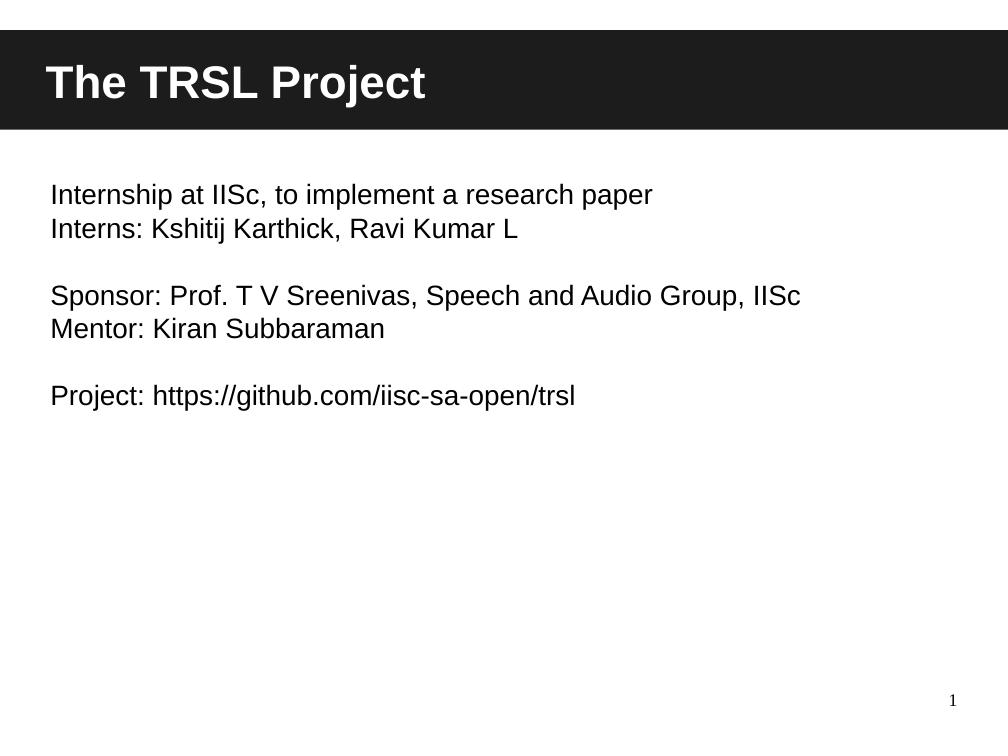
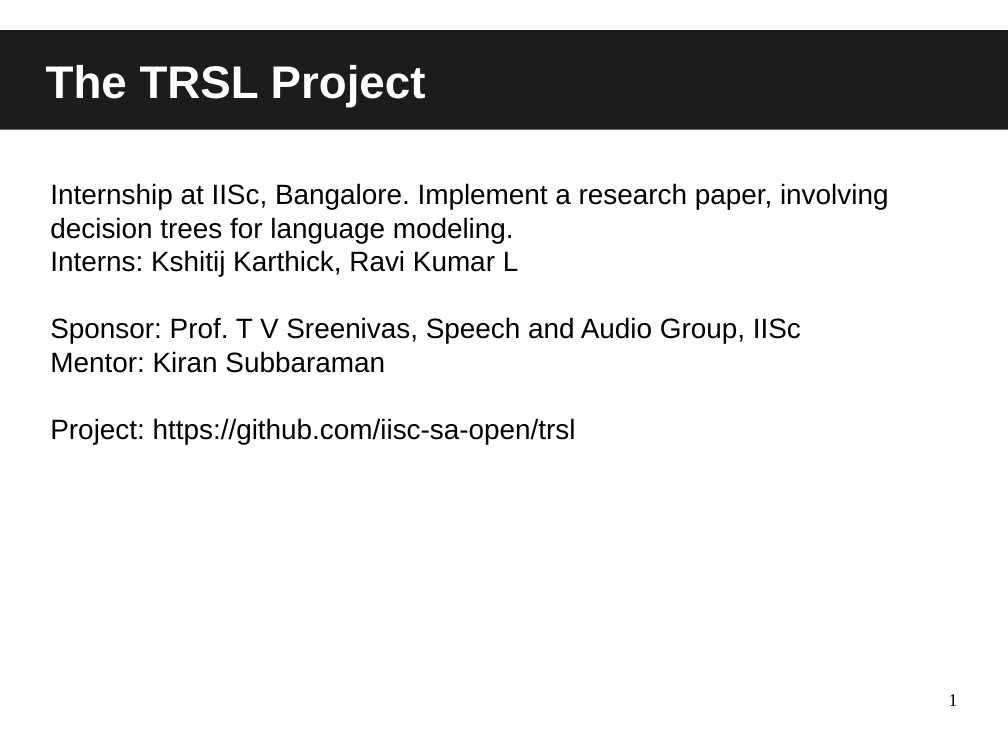
Before and after one commit to iisc-sa-open/trsl, a slide deck: slide 1 of presentations/trsl_project.odp. Drawn at 1008x756 pixels with LibreOffice and Linux fonts; fonts in the diff are those of the drawing. Boxes give left, top, right and bottom in pixels: in the first picture for what was removed or moved away, otherwise in the second. Text is boxed around its words. In the diff, an @@ line names an element or a change of style, - is before the commit and + after.

```diff
--- a/presentations/trsl_project.odp
+++ b/presentations/trsl_project.odp
@@ subtitle at [50,183,889,243]: text changed @@
-Internship at IISc, to implement a research paper
+Internship at IISc, Bangalore. Implement a research paper, involving decision trees for language modeling.
```
Also in this commit, not shown: 3 other slides changed, 2 other files.
